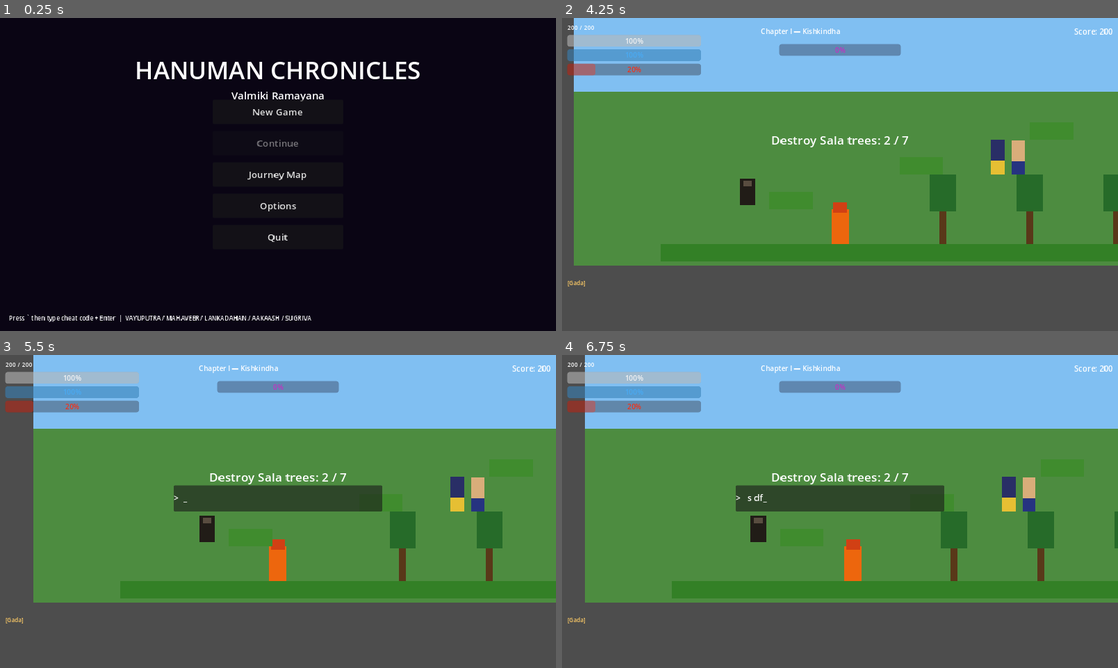
Above: before the commit, frames 1-4 (two rows, left to right).
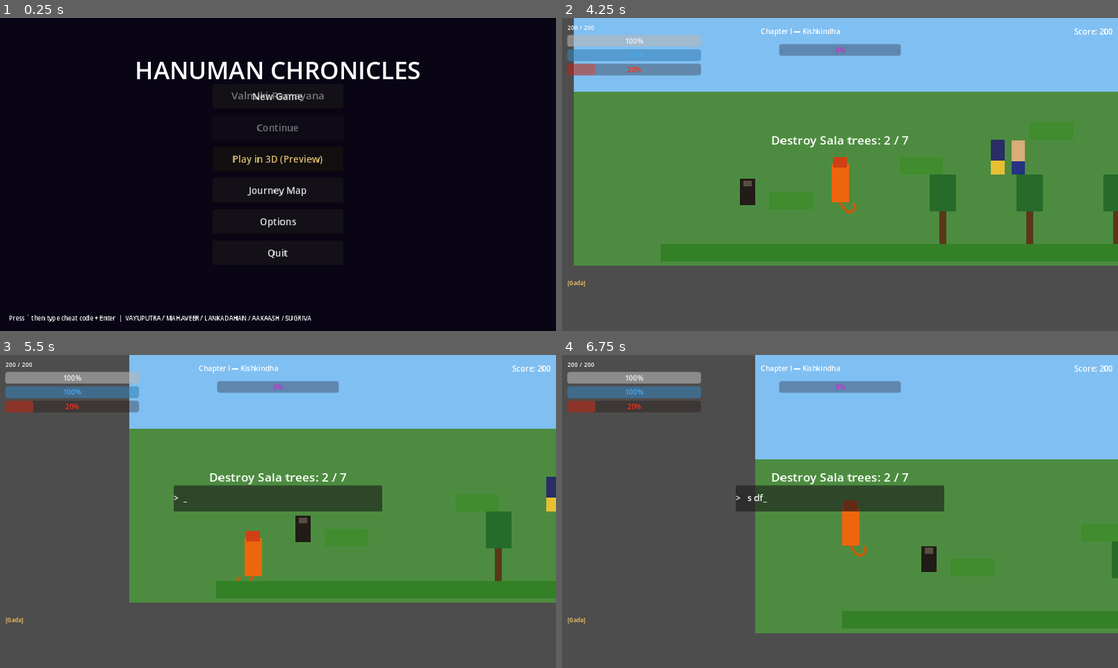
Above: after the commit, the same moments.

Repository: sushritha22496-lang/MediShift
Game: Godot game, scene res://scenes/main_menu.tscn
Two runs of this game, one before a commit and one after it. Both use one fixed random seed, a clock stepped at 60 frames per second and the inputs below.
Inputs (mouse positions are in pixels of both pictures, inside the frame that each line leads up to):
- Up to frame 1 (0.25 s): no input
- Up to frame 2 (4.25 s): click "New Game" at 0.5 s; tap Enter at 1.25 s; move the mouse to (962, 158) at 1.27 s; hold D (move_right) 1.28-2.03 s; tap 2 (anima) at 1.35, 3.8 s; click (962, 158) at 1.42 s; tap Space (jump) at 1.52, 1.82, 2.27, 2.57, 3.05, 3.6, 3.77, 4.07 s; tap Ctrl (attack) at 1.55, 2.1 s; move the mouse to (728, 190) at 2.02 s; hold S (move_down, bound only after the commit) 2.03-2.78 s; tap Shift (dash) at 2.3 s; move the mouse to (895, 105) at 2.77 s; hold D (move_right) 2.78-3.53 s; hold Shift (dash) 2.78-3.53 s; move the mouse to (812, 237) at 3.52 s; hold W (move_up, bound only after the commit) from 3.53 s (still down); click (812, 237) at 3.67 s
- Up to frame 3 (5.5 s): move the mouse to (444, 558) at 4.27 s; release W (move_up, bound only after the commit) at 4.28 s; hold A (move_left) from 4.28 s (still down); tap 2 (anima) at 4.35 s; tap Space (jump) at 4.52, 4.82, 5.27 s; tap Ctrl (attack) at 4.55, 5.1 s; tap ` (cheat_enter) at 4.9 s; move the mouse to (111, 464) at 5.02 s; tap Shift (dash) at 5.3 s
- Up to frame 4 (6.75 s): tap Space (jump) at 5.57, 6.05 s; move the mouse to (867, 511) at 5.77 s; release A (move_left) at 5.78 s; hold S (move_down, bound only after the commit) 5.78-6.53 s; hold Shift (dash) 5.78-6.53 s; click (867, 511) at 5.92 s; move the mouse to (756, 433) at 6.52 s; hold D (move_right) from 6.53 s (still down); tap F (fly) at 6.6 s

The runs differ from the first frame. In frame 1, 1.2% of the frame differs, in the area x 41-59%, y 23-77%; in frame 2, 0.9%; in frame 3, 18%; in frame 4, 44%, in the area x 4-100%, y 0-89%.

Commit message:
Add real 3D Chapter 1 with cinematic lighting (Play in 3D preview)
New parallel 3D game mode: CharacterBody3D Hanuman with PBR materials
(vermilion skin, golden mace), third-person spring-arm camera, real
combat via Area3D hitboxes, and a lit environment with procedural sky,
warm directional sun with shadows, bloom/glow, SSAO, atmospheric fog,
and ACES tonemapping for a filmic look instead of flat 2D rectangles.
Includes a 3D demon guard enemy with chase/attack AI. Accessible via
new 'Play in 3D (Preview)' button on the main menu — the full 7-chapter
2D game remains fully intact and unaffected.

Also fixed two more dead controls discovered while wiring 3D input:
move_up/move_down actions were referenced in the 2D Hanuman controller
(fly-descend, alternate climb-up) but never defined in project.godot,
so those inputs silently did nothing. Removed the redundant W-binding
on jump (Space remains) so W can now mean forward movement in 3D
without also triggering a jump.

Diff:
--- a/project.godot
+++ b/project.godot
@@ -45,7 +45,16 @@
 jump={
 "deadzone": 0.5,
 "events": [Object(InputEventKey,"resource_local_to_scene":false,"resource_name":"","device":-1,"window_id":0,"alt_press …(191 unchanged characters)…
-, Object(InputEventKey,"resource_local_to_scene":false,"resource_name":"","device":-1,"window_id":0,"alt_pressed":false,"shift_pressed":false,"ctrl_pressed":false,"meta_pressed":false,"pressed":false,"keycode":0,"physical_keycode":87,"key_label":0,"unicode":119,"location":0,"echo":false,"script":null)
+]
+}
+move_up={
+"deadzone": 0.5,
+"events": [Object(InputEventKey,"resource_local_to_scene":false,"resource_name":"","device":-1,"window_id":0,"alt_pressed":false,"shift_pressed":false,"ctrl_pressed":false,"meta_pressed":false,"pressed":false,"keycode":0,"physical_keycode":87,"key_label":0,"unicode":119,"location":0,"echo":false,"script":null)
+]
+}
+move_down={
+"deadzone": 0.5,
+"events": [Object(InputEventKey,"resource_local_to_scene":false,"resource_name":"","device":-1,"window_id":0,"alt_pressed":false,"shift_pressed":false,"ctrl_pressed":false,"meta_pressed":false,"pressed":false,"keycode":0,"physical_keycode":83,"key_label":0,"unicode":115,"location":0,"echo":false,"script":null)
 ]
 }
 attack={
--- a/scenes/main_menu.tscn
+++ b/scenes/main_menu.tscn
@@ -56,6 +56,12 @@
 text = "Continue"
 theme_override_font_sizes/font_size = 22
 
+[node name="Btn3D" type="Button" parent="CenterContainer/VBox"]
+custom_minimum_size = Vector2(300, 56)
+text = "Play in 3D (Preview)"
+theme_override_font_sizes/font_size = 22
+modulate = Color(1, 0.85, 0.5, 1)
+
 [node name="BtnMap" type="Button" parent="CenterContainer/VBox"]
 custom_minimum_size = Vector2(300, 56)
 text = "Journey Map"
--- /dev/null
+++ b/scenes3d/chapters/ch1_kishkindha_3d.tscn
@@ -0,0 +1,188 @@
+[gd_scene load_steps=14 format=3]
+
+[ext_resource type="Script" path="res://scripts3d/chapters/Chapter1_3D.gd" id="1"]
+[ext_resource type="PackedScene" path="res://scenes3d/player/hanuman_3d.tscn" id="2"]
+
+[sub_resource type="ProceduralSkyMaterial" id="sky_mat"]
+sky_top_color = Color(0.28, 0.5, 0.82, 1)
+sky_horizon_color = Color(0.88, 0.62, 0.38, 1)
+sky_curve = 0.15
+ground_horizon_color = Color(0.55, 0.42, 0.28, 1)
+ground_bottom_color = Color(0.18, 0.14, 0.1, 1)
+sun_angle_max = 30.0
+sun_curve = 0.15
+
+[sub_resource type="Sky" id="sky"]
+sky_material = SubResource("sky_mat")
+
+[sub_resource type="Environment" id="env"]
+background_mode = 2
+sky = SubResource("sky")
+ambient_light_source = 2
+ambient_light_energy = 0.9
+tonemap_mode = 3
+glow_enabled = true
+glow_intensity = 0.7
+glow_bloom = 0.1
+glow_hdr_threshold = 1.0
+ssao_enabled = true
+ssao_radius = 1.5
+fog_enabled = true
+fog_light_color = Color(0.85, 0.68, 0.5, 1)
+fog_density = 0.01
+adjustment_enabled = true
+adjustment_saturation = 1.15
+adjustment_contrast = 1.08
+
+[sub_resource type="BoxMesh" id="ground_mesh"]
+size = Vector3(200, 1, 200)
+
+[sub_resource type="StandardMaterial3D" id="ground_mat"]
+albedo_color = Color(0.22, 0.42, 0.16, 1)
+roughness = 0.95
+
+[sub_resource type="BoxShape3D" id="ground_shape"]
+size = Vector3(200, 1, 200)
+
+[sub_resource type="StandardMaterial3D" id="mountain_mat"]
+albedo_color = Color(0.42, 0.36, 0.32, 1)
+roughness = 1.0
+
+[sub_resource type="CylinderMesh" id="mountain_mesh"]
+top_radius = 0.0
+bottom_radius = 14.0
+height = 40.0
+material = SubResource("mountain_mat")
+
+[sub_resource type="StandardMaterial3D" id="trunk_mat"]
+albedo_color = Color(0.32, 0.2, 0.1, 1)
+roughness = 0.9
+
+[sub_resource type="CylinderMesh" id="trunk_mesh"]
+top_radius = 0.25
+bottom_radius = 0.3
+height = 3.0
+material = SubResource("trunk_mat")
+
+[sub_resource type="StandardMaterial3D" id="foliage_mat"]
+albedo_color = Color(0.14, 0.4, 0.15, 1)
+roughness = 0.85
+
+[sub_resource type="SphereMesh" id="foliage_mesh"]
+radius = 1.6
+height = 3.2
+material = SubResource("foliage_mat")
+
+[node name="Chapter1_3D" type="Node3D"]
+script = ExtResource("1")
+
+[node name="WorldEnvironment" type="WorldEnvironment" parent="."]
+environment = SubResource("env")
+
+[node name="DirectionalLight3D" type="DirectionalLight3D" parent="."]
+transform = Transform3D(0.766, -0.508, 0.394, 0, 0.6128, 0.7902, -0.6428, -0.6053, 0.4696, 0, 15, 0)
+light_color = Color(1, 0.85, 0.65, 1)
+light_energy = 1.3
+shadow_enabled = true
+
+[node name="Ground" type="StaticBody3D" parent="."]
+
+[node name="GroundMesh" type="MeshInstance3D" parent="Ground"]
+position = Vector3(0, -0.5, 0)
+mesh = SubResource("ground_mesh")
+surface_material_override/0 = SubResource("ground_mat")
+
+[node name="GroundShape" type="CollisionShape3D" parent="Ground"]
+position = Vector3(0, -0.5, 0)
+shape = SubResource("ground_shape")
+
+[node name="Mountains" type="Node3D" parent="."]
+
+[node name="Mountain1" type="MeshInstance3D" parent="Mountains"]
+transform = Transform3D(1.5, 0, 0, 0, 1, 0, 0, 0, 1.5, -30, 19.5, -70)
+mesh = SubResource("mountain_mesh")
+
+[node name="Mountain2" type="MeshInstance3D" parent="Mountains"]
+transform = Transform3D(1.1, 0, 0, 0, 0.8, 0, 0, 0, 1.1, 25, 15.5, -80)
+mesh = SubResource("mountain_mesh")
+
+[node name="Mountain3" type="MeshInstance3D" parent="Mountains"]
+transform = Transform3D(2.0, 0, 0, 0, 1.3, 0, 0, 0, 2.0, 0, 25.5, -110)
+mesh = SubResource("mountain_mesh")
+
+[node name="Trees" type="Node3D" parent="."]
+
+[node name="Tree1" type="Node3D" parent="Trees"]
+position = Vector3(-8, 0, -5)
+
+[node name="Trunk1" type="MeshInstance3D" parent="Trees/Tree1"]
+position = Vector3(0, 1.5, 0)
+mesh = SubResource("trunk_mesh")
+
+[node name="Foliage1" type="MeshInstance3D" parent="Trees/Tree1"]
+position = Vector3(0, 3.2, 0)
+mesh = SubResource("foliage_mesh")
+
+[node name="Tree2" type="Node3D" parent="Trees"]
+position = Vector3(9, 0, -8)
+
+[node name="Trunk2" type="MeshInstance3D" parent="Trees/Tree2"]
+position = Vector3(0, 1.5, 0)
+mesh = SubResource("trunk_mesh")
+
+[node name="Foliage2" type="MeshInstance3D" parent="Trees/Tree2"]
+position = Vector3(0, 2.9, 0)
+mesh = SubResource("foliage_mesh")
+
+[node name="Tree3" type="Node3D" parent="Trees"]
+position = Vector3(-12, 0, 3)
+
+[node name="Trunk3" type="MeshInstance3D" parent="Trees/Tree3"]
+position = Vector3(0, 1.6, 0)
+mesh = SubResource("trunk_mesh")
+
+[node name="Foliage3" type="MeshInstance3D" parent="Trees/Tree3"]
+position = Vector3(0, 3.4, 0)
+mesh = SubResource("foliage_mesh")
+
+[node name="Player" parent="." instance=ExtResource("2")]
+position = Vector3(0, 1, 5)
+
+[node name="EnemySpawns" type="Node3D" parent="."]
+
+[node name="Spawn1" type="Marker3D" parent="EnemySpawns"]
+position = Vector3(5, 0, -3)
+
+[node name="Spawn2" type="Marker3D" parent="EnemySpawns"]
+position = Vector3(-5, 0, -6)
+
+[node name="Spawn3" type="Marker3D" parent="EnemySpawns"]
+position = Vector3(2, 0, -12)
+
+[node name="HUD" type="CanvasLayer" parent="."]
+
+[node name="Margin" type="MarginContainer" parent="HUD"]
+offset_left = 20.0
+offset_top = 20.0
+offset_right = 320.0
+offset_bottom = 90.0
+
+[node name="VBox" type="VBoxContainer" parent="HUD/Margin"]
+theme_override_constants/separation = 4
+
+[node name="HealthLabel" type="Label" parent="HUD/Margin/VBox"]
+text = "200 / 200"
+
+[node name="HealthBar" type="ProgressBar" parent="HUD/Margin/VBox"]
+custom_minimum_size = Vector2(280, 20)
+max_value = 200.0
+value = 200.0
+
+[node name="TitleLabel" type="Label" parent="HUD"]
+offset_left = 0.0
+offset_top = 40.0
+offset_right = 1280.0
+offset_bottom = 90.0
+text = "Chapter I"
+horizontal_alignment = 1
+theme_override_font_sizes/font_size = 32
--- /dev/null
+++ b/scenes3d/enemies/demon_guard_3d.tscn
@@ -0,0 +1,57 @@
+[gd_scene load_steps=6 format=3]
+
+[ext_resource type="Script" path="res://scripts3d/enemies/EnemyBase3D.gd" id="1"]
+
+[sub_resource type="CapsuleShape3D" id="col1"]
+radius = 0.4
+height = 1.6
+
+[sub_resource type="StandardMaterial3D" id="skin_mat"]
+albedo_color = Color(0.5, 0.12, 0.08, 1)
+roughness = 0.6
+emission_enabled = true
+emission = Color(1, 0.5, 0, 1)
+emission_energy_multiplier = 0.05
+
+[sub_resource type="CapsuleMesh" id="body_mesh"]
+radius = 0.38
+height = 1.4
+material = SubResource("skin_mat")
+
+[sub_resource type="SphereMesh" id="head_mesh"]
+radius = 0.28
+height = 0.56
+material = SubResource("skin_mat")
+
+[node name="DemonGuard3D" type="CharacterBody3D"]
+collision_layer = 4
+collision_mask = 3
+script = ExtResource("1")
+enemy_name = "Demon Guard"
+max_health = 80.0
+move_speed = 3.2
+attack_damage = 15.0
+score_value = 80
+
+[node name="CollisionShape3D" type="CollisionShape3D" parent="."]
+position = Vector3(0, 0.8, 0)
+shape = SubResource("col1")
+
+[node name="Model" type="Node3D" parent="."]
+
+[node name="Body" type="MeshInstance3D" parent="Model"]
+position = Vector3(0, 0.8, 0)
+mesh = SubResource("body_mesh")
+
+[node name="Head" type="MeshInstance3D" parent="Model/Body"]
+position = Vector3(0, 0.95, 0)
+mesh = SubResource("head_mesh")
+
+[node name="AttackArea" type="Area3D" parent="Model"]
+collision_layer = 0
+collision_mask = 2
+monitoring = false
+
+[node name="AttackShape" type="CollisionShape3D" parent="Model/AttackArea"]
+position = Vector3(0, 0.8, 0.5)
+shape = SubResource("col1")
--- /dev/null
+++ b/scenes3d/player/hanuman_3d.tscn
@@ -0,0 +1,108 @@
+[gd_scene load_steps=12 format=3]
+
+[ext_resource type="Script" path="res://scripts3d/player/Hanuman3D.gd" id="1"]
+
+[sub_resource type="CapsuleShape3D" id="col1"]
+radius = 0.45
+height = 1.8
+
+[sub_resource type="StandardMaterial3D" id="skin_mat"]
+albedo_color = Color(0.93, 0.32, 0.06, 1)
+roughness = 0.55
+metallic = 0.0
+emission_enabled = true
+emission = Color(0.6, 0.18, 0.04, 1)
+emission_energy_multiplier = 0.12
+
+[sub_resource type="StandardMaterial3D" id="face_mat"]
+albedo_color = Color(0.8, 0.42, 0.12, 1)
+roughness = 0.5
+
+[sub_resource type="StandardMaterial3D" id="gold_mat"]
+albedo_color = Color(0.85, 0.66, 0.12, 1)
+roughness = 0.25
+metallic = 0.85
+
+[sub_resource type="StandardMaterial3D" id="wood_mat"]
+albedo_color = Color(0.35, 0.2, 0.08, 1)
+roughness = 0.7
+
+[sub_resource type="CapsuleMesh" id="body_mesh"]
+radius = 0.42
+height = 1.5
+material = SubResource("skin_mat")
+
+[sub_resource type="SphereMesh" id="head_mesh"]
+radius = 0.32
+height = 0.64
+material = SubResource("face_mat")
+
+[sub_resource type="CapsuleMesh" id="tail_mesh"]
+radius = 0.08
+height = 1.1
+material = SubResource("skin_mat")
+
+[sub_resource type="SphereMesh" id="gada_head_mesh"]
+radius = 0.22
+height = 0.44
+material = SubResource("gold_mat")
+
+[sub_resource type="CylinderMesh" id="gada_handle_mesh"]
+top_radius = 0.05
+bottom_radius = 0.05
+height = 0.9
+material = SubResource("wood_mat")
+
+[node name="Hanuman3D" type="CharacterBody3D"]
+collision_layer = 2
+collision_mask = 5
+script = ExtResource("1")
+
+[node name="CollisionShape3D" type="CollisionShape3D" parent="."]
+position = Vector3(0, 0.9, 0)
+shape = SubResource("col1")
+
+[node name="Model" type="Node3D" parent="."]
+
+[node name="Body" type="MeshInstance3D" parent="Model"]
+position = Vector3(0, 0.9, 0)
+mesh = SubResource("body_mesh")
+
+[node name="Head" type="MeshInstance3D" parent="Model/Body"]
+position = Vector3(0, 1.05, 0.05)
+mesh = SubResource("head_mesh")
+
+[node name="Tail" type="MeshInstance3D" parent="Model"]
+position = Vector3(0, 0.6, -0.4)
+rotation = Vector3(0.6, 0, 0)
+mesh = SubResource("tail_mesh")
+
+[node name="GadaPivot" type="Node3D" parent="Model"]
+position = Vector3(0.5, 1.1, 0.1)
+rotation = Vector3(0.3, 0, 0)
+
+[node name="GadaHandle" type="MeshInstance3D" parent="Model/GadaPivot"]
+position = Vector3(0, 0.4, 0)
+mesh = SubResource("gada_handle_mesh")
+
+[node name="GadaHead" type="MeshInstance3D" parent="Model/GadaPivot"]
+position = Vector3(0, 0.85, 0)
+mesh = SubResource("gada_head_mesh")
+
+[node name="AttackArea" type="Area3D" parent="Model/GadaPivot"]
+collision_layer = 0
+collision_mask = 4
+monitoring = false
+
+[node name="AttackShape" type="CollisionShape3D" parent="Model/GadaPivot/AttackArea"]
+position = Vector3(0, 0.7, 0)
+shape = SubResource("col1")
+
+[node name="SpringArm3D" type="SpringArm3D" parent="."]
+transform = Transform3D(1, 0, 0, 0, 0.939693, 0.34202, 0, -0.34202, 0.939693, 0, 2.2, 0)
+spring_length = 7.0
+collision_mask = 1
+
+[node name="Camera3D" type="Camera3D" parent="SpringArm3D"]
+current = true
+fov = 55.0
--- a/scripts/ui/MainMenu.gd
+++ b/scripts/ui/MainMenu.gd
@@ -1,6 +1,7 @@
 extends Control
 
 @onready var btn_new: Button = $CenterContainer/VBox/BtnNew
+@onready var btn_3d: Button = $CenterContainer/VBox/Btn3D
 @onready var btn_continue: Button = $CenterContainer/VBox/BtnContinue
 @onready var btn_map: Button = $CenterContainer/VBox/BtnMap
 @onready var btn_options: Button = $CenterContainer/VBox/BtnOptions
@@ -13,6 +14,7 @@
 
 func _ready() -> void:
 	btn_new.pressed.connect(_on_new_game)
+	btn_3d.pressed.connect(_on_play_3d)
 	btn_continue.pressed.connect(_on_continue)
 	btn_map.pressed.connect(_on_map)
 	btn_options.pressed.connect(_on_options)
@@ -39,6 +41,9 @@
 	if SaveSystem.load_game():
 		GameManager.start_chapter(GameManager.current_chapter)
 
+func _on_play_3d() -> void:
+	get_tree().change_scene_to_file("res://scenes3d/chapters/ch1_kishkindha_3d.tscn")
+
 func _on_map() -> void:
 	get_tree().change_scene_to_file("res://scenes/ui/world_map.tscn")
 
--- /dev/null
+++ b/scripts3d/chapters/Chapter1_3D.gd
@@ -0,0 +1,43 @@
+extends Node3D
+
+@onready var player: CharacterBody3D = $Player
+@onready var health_bar: ProgressBar = $HUD/Margin/VBox/HealthBar
+@onready var health_label: Label = $HUD/Margin/VBox/HealthLabel
+@onready var title_label: Label = $HUD/TitleLabel
+@onready var enemy_spawns: Node3D = $EnemySpawns
+
+func _ready() -> void:
+	player.health_changed.connect(_on_health_changed)
+	player.died.connect(_on_player_died)
+	_on_health_changed(player.health, player.max_health)
+	_spawn_enemies()
+	_show_title("Chapter I — Rishyamukha Mountain")
+
+func _spawn_enemies() -> void:
+	var scene := load("res://scenes3d/enemies/demon_guard_3d.tscn")
+	if not scene:
+		return
+	for marker in enemy_spawns.get_children():
+		var enemy = scene.instantiate()
+		add_child(enemy)
+		enemy.global_position = marker.global_position
+
+func _on_health_changed(current: float, maximum: float) -> void:
+	health_bar.max_value = maximum
+	health_bar.value = current
+	health_label.text = "%d / %d" % [int(current), int(maximum)]
+
+func _on_player_died() -> void:
+	_show_title("You have fallen. Press R to retry.")
+	set_process_unhandled_input(true)
+
+func _unhandled_input(event: InputEvent) -> void:
+	if event.is_action_pressed("cheat_enter"):
+		get_tree().reload_current_scene()
+
+func _show_title(text: String) -> void:
+	title_label.text = text
+	title_label.visible = true
+	var tween := create_tween()
+	tween.tween_interval(3.0)
+	tween.tween_property(title_label, "modulate:a", 0.0, 1.0)
--- /dev/null
+++ b/scripts3d/enemies/EnemyBase3D.gd
@@ -0,0 +1,101 @@
+extends CharacterBody3D
+class_name EnemyBase3D
+
+const GRAVITY := 22.0
+
+@export var enemy_name: String = "Demon"
+@export var max_health: float = 100.0
+@export var move_speed: float = 3.5
+@export var attack_damage: float = 15.0
+@export var attack_range: float = 2.2
+@export var detect_range: float = 12.0
+@export var score_value: int = 100
+
+var health: float
+var is_dead: bool = false
+var player: Node3D = null
+var attack_cooldown: float = 0.0
+
+@onready var model: Node3D = $Model
+@onready var attack_area: Area3D = $Model/AttackArea
+
+signal died(enemy: EnemyBase3D)
+signal health_changed(current: float, maximum: float)
+
+func _ready() -> void:
+	health = max_health
+	add_to_group("enemies3d")
+	if attack_area:
+		attack_area.monitoring = false
+		attack_area.body_entered.connect(_on_attack_landed)
+	health_changed.emit(health, max_health)
+
+func _physics_process(delta: float) -> void:
+	if is_dead:
+		return
+	if not is_on_floor():
+		velocity.y -= GRAVITY * delta
+	_find_player()
+	_chase_and_attack(delta)
+	move_and_slide()
+
+func _find_player() -> void:
+	if player and is_instance_valid(player):
+		return
+	var candidates := get_tree().get_nodes_in_group("player3d")
+	if candidates.size() > 0:
+		player = candidates[0]
+
+func _chase_and_attack(delta: float) -> void:
+	if not player:
+		return
+	var dist: float = global_position.distance_to(player.global_position)
+	if attack_cooldown > 0.0:
+		attack_cooldown -= delta
+	if dist > detect_range:
+		velocity.x = 0.0
+		velocity.z = 0.0
+		return
+	if dist <= attack_range:
+		velocity.x = 0.0
+		velocity.z = 0.0
+		if attack_cooldown <= 0.0:
+			_do_attack()
+		return
+	var dir: Vector3 = (player.global_position - global_position)
+	dir.y = 0.0
+	dir = dir.normalized()
+	velocity.x = dir.x * move_speed
+	velocity.z = dir.z * move_speed
+	model.rotation.y = atan2(dir.x, dir.z)
+
+func _do_attack() -> void:
+	attack_cooldown = 1.5
+	attack_area.monitoring = true
+	await get_tree().create_timer(0.3).timeout
+	if attack_area:
+		attack_area.monitoring = false
+
+func _on_attack_landed(body: Node3D) -> void:
+	if body.has_method("take_damage_3d"):
+		body.take_damage_3d(attack_damage, global_position)
+
+func take_damage_3d(amount: float, source_pos: Vector3) -> void:
+	if is_dead:
+		return
+	health = maxf(health - amount, 0.0)
+	health_changed.emit(health, max_health)
+	var dir: Vector3 = (global_position - source_pos)
+	dir.y = 0.0
+	if dir.length() > 0.01:
+		velocity += dir.normalized() * 4.0
+	if health <= 0.0:
+		_die()
+
+func _die() -> void:
+	is_dead = true
+	set_physics_process(false)
+	died.emit(self)
+	var tween := create_tween()
+	tween.tween_property(model, "scale", Vector3.ZERO, 0.4)
+	tween.tween_callback(queue_free)
--- /dev/null
+++ b/scripts3d/player/Hanuman3D.gd
@@ -0,0 +1,121 @@
+extends CharacterBody3D
+
+const WALK_SPEED := 5.0
+const RUN_SPEED := 9.0
+const JUMP_VELOCITY := 8.5
+const GRAVITY := 22.0
+const ROTATE_SPEED := 10.0
+const ATTACK_COOLDOWN := 0.4
+
+@export var max_health: float = 200.0
+@export var gada_damage: float = 35.0
+
+var health: float
+var attack_cooldown: float = 0.0
+var is_attacking: bool = false
+var facing_yaw: float = 0.0
+var lean: float = 0.0
+
+@onready var model: Node3D = $Model
+@onready var body_mesh: MeshInstance3D = $Model/Body
+@onready var gada_pivot: Node3D = $Model/GadaPivot
+@onready var attack_area: Area3D = $Model/GadaPivot/AttackArea
+@onready var spring_arm: SpringArm3D = $SpringArm3D
+@onready var camera: Camera3D = $SpringArm3D/Camera3D
+@onready var tail_mesh: MeshInstance3D = $Model/Tail
+
+signal health_changed(current: float, maximum: float)
+signal died()
+
+func _ready() -> void:
+	add_to_group("player3d")
+	health = max_health
+	attack_area.monitoring = false
+	attack_area.body_entered.connect(_on_gada_hit)
+	health_changed.emit(health, max_health)
+
+func _physics_process(delta: float) -> void:
+	_handle_gravity(delta)
+	_handle_movement(delta)
+	_handle_attack(delta)
+	_handle_camera_input(delta)
+	_animate_idle_motion(delta)
+	move_and_slide()
+
+func _handle_gravity(delta: float) -> void:
+	if not is_on_floor():
+		velocity.y -= GRAVITY * delta
+	elif Input.is_action_just_pressed("jump"):
+		velocity.y = JUMP_VELOCITY
+
+func _handle_movement(delta: float) -> void:
+	var input_dir := Vector2(
+		Input.get_axis("move_left", "move_right"),
+		Input.get_axis("move_up", "move_down")
+	)
+	var cam_basis := camera.global_transform.basis
+	var forward: Vector3 = -cam_basis.z
+	forward.y = 0.0
+	forward = forward.normalized()
+	var right: Vector3 = cam_basis.x
+	right.y = 0.0
+	right = right.normalized()
+
+	var move_dir: Vector3 = (right * input_dir.x + forward * -input_dir.y)
+	move_dir.y = 0.0
+	var speed: float = RUN_SPEED if Input.is_action_pressed("dash") else WALK_SPEED
+
+	if move_dir.length() > 0.01:
+		move_dir = move_dir.normalized()
+		velocity.x = move_dir.x * speed
+		velocity.z = move_dir.z * speed
+		facing_yaw = atan2(move_dir.x, move_dir.z)
+		model.rotation.y = lerp_angle(model.rotation.y, facing_yaw, ROTATE_SPEED * delta)
+		lean = clampf(lean + delta * 4.0, 0.0, 1.0)
+	else:
+		velocity.x = lerp(velocity.x, 0.0, 10.0 * delta)
+		velocity.z = lerp(velocity.z, 0.0, 10.0 * delta)
+		lean = clampf(lean - delta * 4.0, 0.0, 1.0)
+
+	model.rotation.z = lerp_angle(model.rotation.z, -0.08 * lean, 8.0 * delta)
+
+func _handle_camera_input(delta: float) -> void:
+	if Input.is_action_pressed("move_left") or Input.is_action_pressed("move_right"):
+		pass
+
+func _animate_idle_motion(delta: float) -> void:
+	var t := Time.get_ticks_msec() / 1000.0
+	var moving := Vector2(velocity.x, velocity.z).length() > 0.3
+	if moving:
+		body_mesh.position.y = 0.9 + sin(t * 10.0) * 0.05
+		tail_mesh.rotation.x = sin(t * 10.0) * 0.4
+	else:
+		body_mesh.position.y = 0.9 + sin(t * 2.0) * 0.02
+		tail_mesh.rotation.x = sin(t * 1.5) * 0.15
+
+func _handle_attack(delta: float) -> void:
+	if attack_cooldown > 0.0:
+		attack_cooldown -= delta
+	if Input.is_action_just_pressed("attack") and attack_cooldown <= 0.0 and not is_attacking:
+		_do_attack()
+
+func _do_attack() -> void:
+	is_attacking = true
+	attack_cooldown = ATTACK_COOLDOWN
+	attack_area.monitoring = true
+	var tween := create_tween()
+	tween.tween_property(gada_pivot, "rotation:x", -2.2, 0.12)
+	tween.tween_property(gada_pivot, "rotation:x", 0.3, 0.18)
+	await tween.finished
+	attack_area.monitoring = false
+	is_attacking = false
+
+func _on_gada_hit(body: Node3D) -> void:
+	if body.has_method("take_damage_3d"):
+		body.take_damage_3d(gada_damage, global_position)
+
+func take_damage_3d(amount: float, source_pos: Vector3) -> void:
+	health = maxf(health - amount, 0.0)
+	health_changed.emit(health, max_health)
+	if health <= 0.0:
+		died.emit()
Not shown, added: scripts3d/chapters/Chapter1_3D.gd.uid
Not shown, added: scripts3d/enemies/EnemyBase3D.gd.uid
Not shown, added: scripts3d/player/Hanuman3D.gd.uid
Not shown, changed: docs/index.pck
